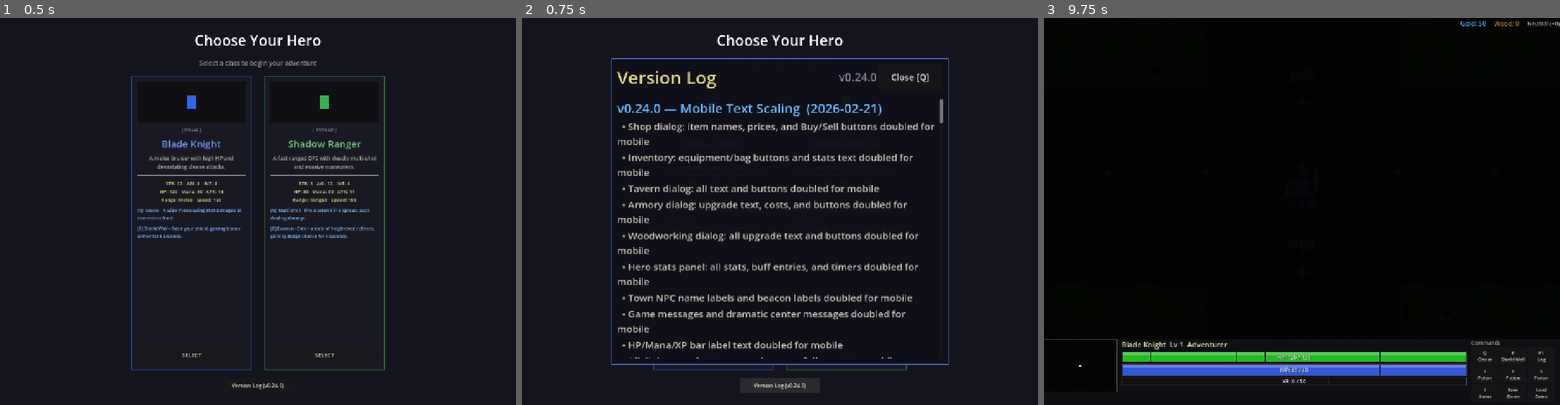
Above: before the commit, frames 1-3 (left to right).
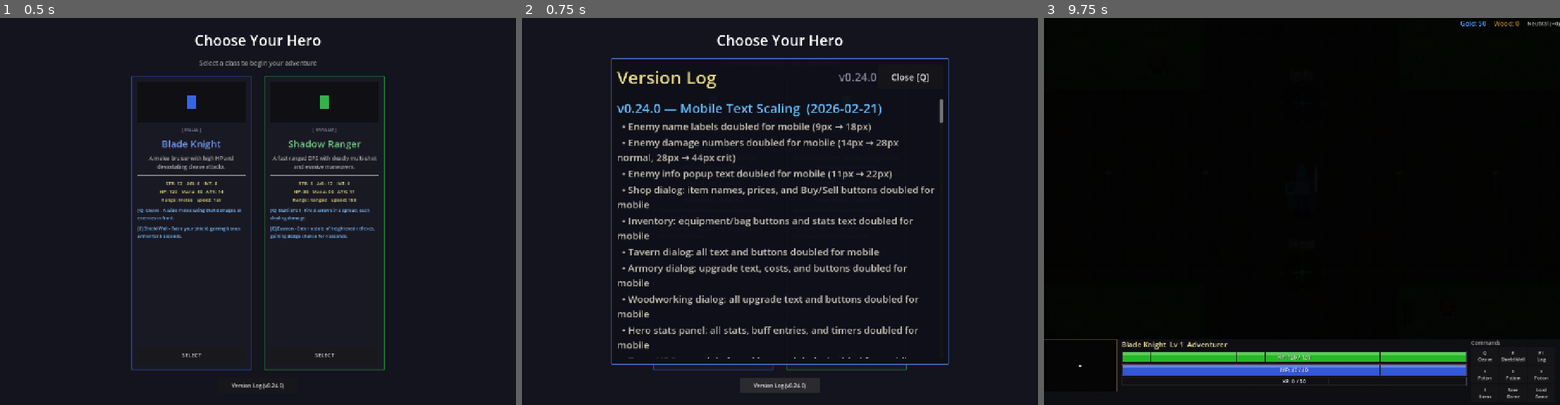
Above: after the commit, the same moments.

Repository: slxny/legends-open-rpg
Game: Godot game, scene res://scenes/main.tscn
Same seed, same stepped clock (60 frames per second), same inputs: the game is played once before the commit and once after it.
Inputs (mouse positions are in pixels of both pictures, inside the frame that each line leads up to):
- Up to frame 1 (0.5 s): no input
- Up to frame 2 (0.75 s): click "Version Log (v0.24.0)" at 0.5 s
- Up to frame 3 (9.75 s): click "SELECT" at 1.25 s; click "SELECT" at 2 s; tap Enter at 2.75, 4.25, 5.75 s; move the mouse to (1415, 192) at 2.77 s; hold D (move_right) 2.78-3.5 s; hold Q (ability_1) 2.78-3.5 s; click (1415, 192) at 2.92 s; tap Space (attack) at 3.5, 6.5 s; drag from (1198, 230) to (1276, 288) at 3.52 s; move the mouse to (1353, 126) at 4.27 s; hold D (move_right) 4.28-5 s; hold Space (attack) 4.28-5 s; drag from (1276, 288) to (1147, 153) at 5.02 s; move the mouse to (1456, 269) at 5.77 s; hold A (move_left) 5.78-6.5 s; tap 1 at 5.85 s; drag from (1147, 153) to (1224, 114) at 6.52 s; move the mouse to (1327, 211) at 7.27 s; hold S (move_down) 7.28-8 s; tap 3 at 7.35 s; click (1327, 211) at 7.42 s; drag from (1224, 114) to (1198, 230) at 8.02 s; move the mouse to (1415, 192) at 8.77 s; hold W (move_up) 8.78-9.5 s; hold Q (ability_1) 8.78-9.5 s; drag from (1198, 230) to (1276, 288) at 9.52 s

Frame 1 is identical in both runs. In frame 2, 8.7% of the frame differs, in the area x 18-82%, y 27-88%; in frame 3, nothing differs.

Commit message:
Scale enemy name labels, damage numbers, and info text for mobile
Enemy world-space text was still tiny on phones:
- Name labels: 9px → 18px
- Damage numbers: 14px → 28px (normal), 28px → 44px (crit)
- Info popup (HP/ATK/ARM): 11px → 22px

https://claude.ai/code/session_01LCtUrjV1tHn8Veu3YoYXZ4

Diff:
--- a/scenes/enemies/enemy.gd
+++ b/scenes/enemies/enemy.gd
@@ -88,18 +88,24 @@
 		sprite.texture = tex
 	hp_bar.visible = false
 	name_label.visible = false
+	# Detect mobile for font scaling
+	var vp_size = get_viewport().get_visible_rect().size
+	var is_mobile = vp_size.x < 700 or (vp_size.x < vp_size.y)
+	# Scale enemy name label for mobile
+	if is_mobile:
+		name_label.add_theme_font_size_override("font_size", 18)
 	# Initialize shared label settings once (static, shared across all enemies)
 	if not _dmg_settings_normal:
 		_dmg_settings_normal = LabelSettings.new()
-		_dmg_settings_normal.font_size = 14
+		_dmg_settings_normal.font_size = 28 if is_mobile else 14
 		_dmg_settings_normal.font_color = Color.WHITE
-		_dmg_settings_normal.outline_size = 2
+		_dmg_settings_normal.outline_size = 3 if is_mobile else 2
 		_dmg_settings_normal.outline_color = Color.BLACK
 	if not _dmg_settings_crit:
 		_dmg_settings_crit = LabelSettings.new()
-		_dmg_settings_crit.font_size = 28
+		_dmg_settings_crit.font_size = 44 if is_mobile else 28
 		_dmg_settings_crit.font_color = Color(1.0, 0.95, 0.1)
-		_dmg_settings_crit.outline_size = 3
+		_dmg_settings_crit.outline_size = 4 if is_mobile else 3
 		_dmg_settings_crit.outline_color = Color.BLACK
 
 	# Shadow
@@ -144,9 +150,9 @@
 "
 	if not _info_label_settings:
 		_info_label_settings = LabelSettings.new()
-		_info_label_settings.font_size = 11
+		_info_label_settings.font_size = 22 if is_mobile else 11
 		_info_label_settings.font_color = Color(1.0, 0.6, 0.6)
-		_info_label_settings.outline_size = 2
+		_info_label_settings.outline_size = 3 if is_mobile else 2
 		_info_label_settings.outline_color = Color.BLACK
 	# Apply outline material to sprite
 	var outline_mat = ShaderMaterial.new()
--- a/scenes/ui/changelog_dialog.gd
+++ b/scenes/ui/changelog_dialog.gd
@@ -17,6 +17,9 @@
 		"title": "Mobile Text Scaling",
 		"date": "2026-02-21",
 		"entries": [
+			"Enemy name labels doubled for mobile (9px → 18px)",
+			"Enemy damage numbers doubled for mobile (14px → 28px normal, 28px → 44px crit)",
+			"Enemy info popup text doubled for mobile (11px → 22px)",
 			"Shop dialog: item names, prices, and Buy/Sell buttons doubled for mobile",
 			"Inventory: equipment/bag buttons and stats text doubled for mobile",
 			"Tavern dialog: all text and buttons doubled for mobile",
